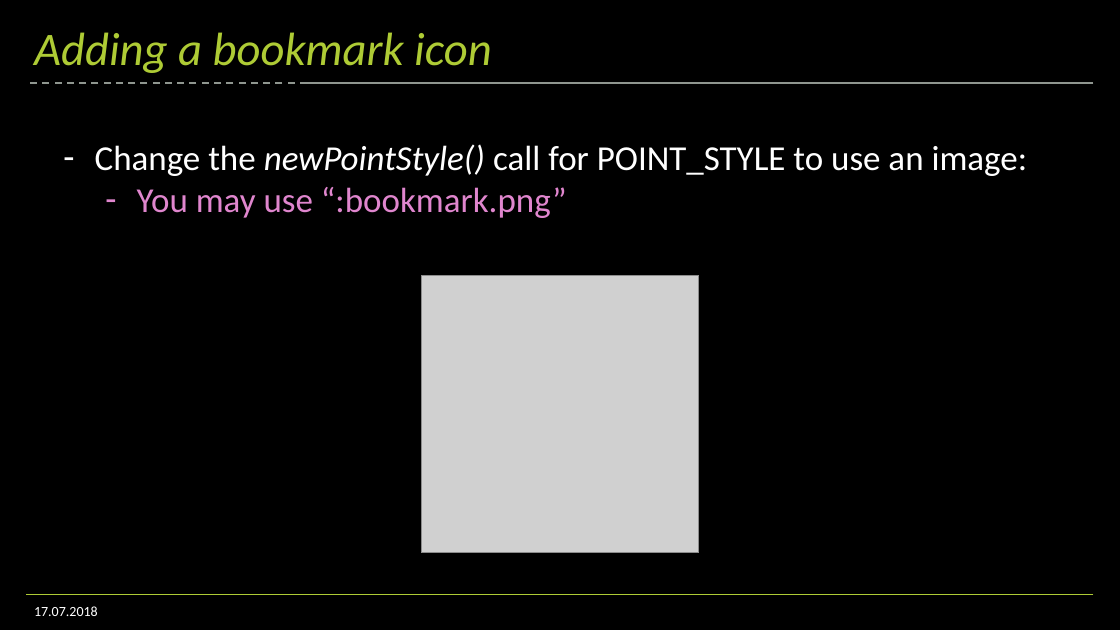
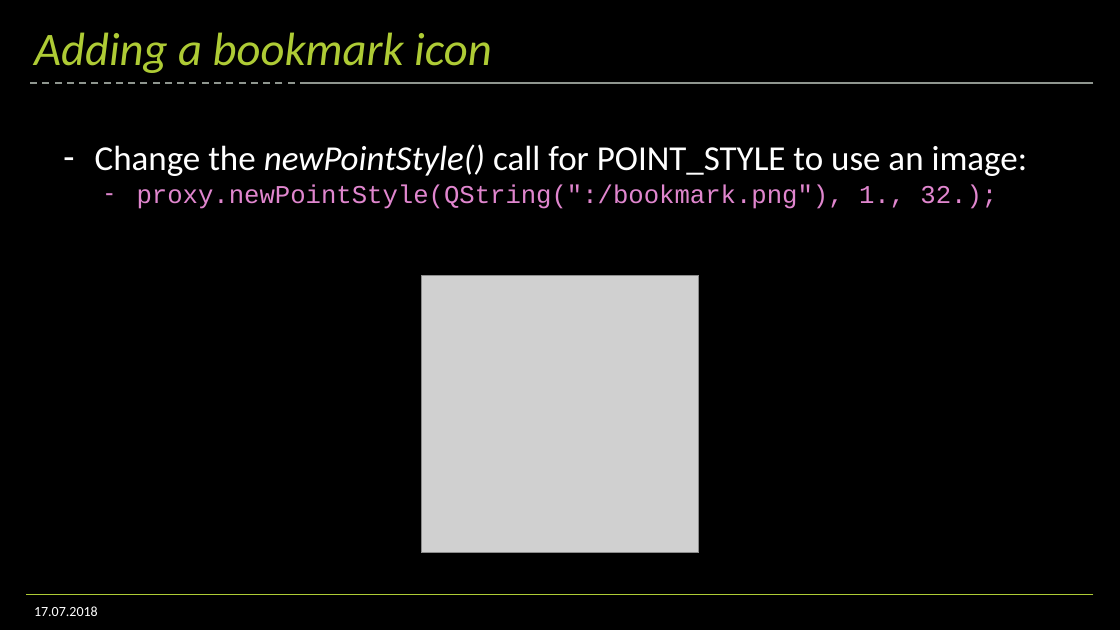
Before and after one commit to Klebert-Engineering/td-2019-mapviewer-ext, a slide deck: slide 10 of workshop.pptx. Drawn at 1120x630 pixels with LibreOffice and Linux fonts; fonts in the diff are those of the drawing; grey boxes stand for pictures; background and template pictures are left out. Boxes give left, top, right and bottom in pixels: in the first picture for what was removed or moved away, otherwise in the second. Text is boxed around its words. In the diff, an @@ line names an element or a change of style, - is before the commit and + after.

```diff
--- a/workshop.pptx
+++ b/workshop.pptx
@@ text at [137, 184, 997, 209]: text changed; size 30 to 22 pt; font Calibri to Courier New @@
-  – You may use “:bookmark.png”
+  – proxy.newPointStyle(QString(":/bookmark.png"), 1., 32.);
```
Also in this commit, not shown: 3 other slides changed, 3 other files.
